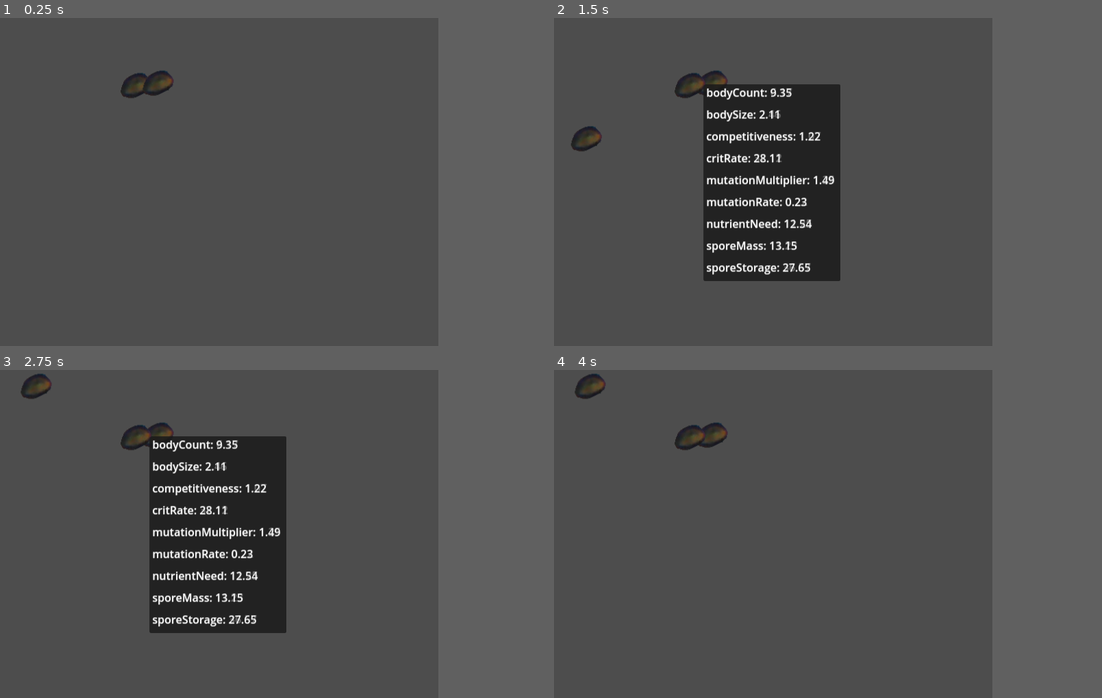
Above: before the commit, frames 1-4 (two rows, left to right).
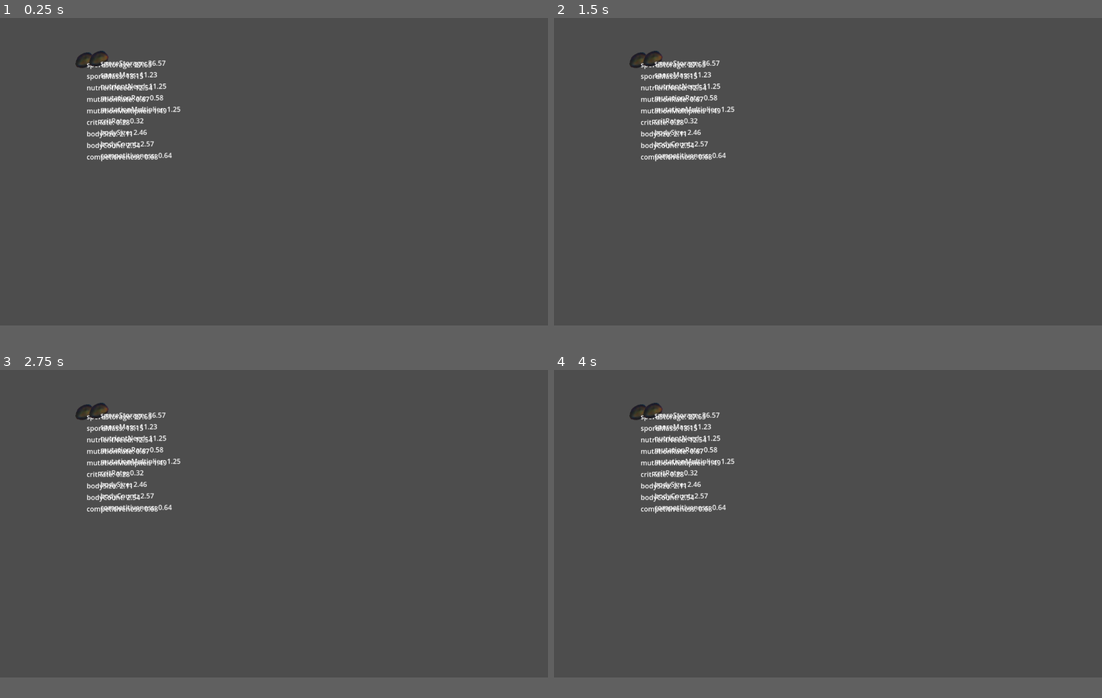
Above: after the commit, the same moments.

Repository: Chad-McThunderCode/mush_for_minijam155
Game: Godot game, scene res://sporeView.tscn
Same seed, same stepped clock (60 frames per second), same inputs: the game is played once before the commit and once after it. The project has no main scene, so this scene is started directly.
Inputs (mouse positions are in pixels of both pictures, inside the frame that each line leads up to):
- Up to frame 1 (0.25 s): no input
- Up to frame 2 (1.5 s): tap Enter at 0.5 s; move the mouse to (691, 83) at 0.52 s; click (691, 83) at 0.67 s; tap Space at 1.25 s; move the mouse to (712, 83) at 1.27 s; click (712, 83) at 1.42 s
- Up to frame 3 (2.75 s): tap Enter at 2 s; move the mouse to (137, 435) at 2.02 s; click (137, 435) at 2.17 s
- Up to frame 4 (4 s): tap Space at 2.75 s; move the mouse to (751, 599) at 2.77 s; click (751, 599) at 2.92 s; tap Enter at 3.5 s; move the mouse to (904, 583) at 3.52 s; click (904, 583) at 3.67 s
In our replay, the window is 640x480 before the commit and 800x450 after it. These sizes can differ from the game's own. Grey fills any space a smaller window leaves; there, only what the larger window draws over its background counts as a difference.

The runs differ from the first frame. In frame 1, 2.2% of the frame differs, in the area x 13-33%, y 10-44%; in frame 2, 17%; in frame 3, 17%, in the area x 3-53%, y 1-81%; in frame 4, 2.5%.

Commit message:
Fixed wrong interface node. Worked around Godot bug sharing @export decorated dict across instances >sometimes< and accidentally

Diff:
--- a/Spore.tscn
+++ b/Spore.tscn
@@ -23,17 +23,6 @@
 
 [node name="Traits" type="Node2D"]
 script = ExtResource("1_hj3jc")
-traits = {
-"bodyCount": 0.0,
-"bodySize": 0.0,
-"competitiveness": 0.0,
-"critRate": 0.0,
-"mutationMultiplier": 0.0,
-"mutationRate": 0.0,
-"nutrientNeed": 0.0,
-"sporeMass": 0.0,
-"sporeStorage": 0.0
-}
 
 [node name="AnimatedSprite2D" type="AnimatedSprite2D" parent="."]
 sprite_frames = SubResource("SpriteFrames_om1rm")
@@ -43,8 +32,7 @@
 [node name="CollisionShape2D" type="CollisionShape2D" parent="Area2D"]
 shape = SubResource("CircleShape2D_chqlc")
 
-[node name="ItemList" type="ItemList" parent="."]
-visible = false
+[node name="VBoxContainer" type="VBoxContainer" parent="."]
 offset_right = 200.0
 offset_bottom = 500.0
 size_flags_horizontal = 3
--- a/classes/Traits.gd
+++ b/classes/Traits.gd
@@ -1,7 +1,7 @@
 class_name Traits
 extends Node2D
 
-@export var traits = {
+var traits = {
 	"sporeStorage" : 0,
 	"sporeMass" : 0,
 	"nutrientNeed" : 0,
@@ -11,7 +11,7 @@
 	"bodySize" : 0,
 	"bodyCount" : 0,
 	"competitiveness" : 0
-	}
+}
 
 # Called when the node enters the scene tree for the first time.
 func _ready():
@@ -35,30 +35,30 @@
 	pass
 
 func updateList():
-	for c in $ItemList.get_children():
-		$ItemList.remove_child(c)
+	for c in $VBoxContainer.get_children():
+		$VBoxContainer.remove_child(c)
 		c.queue_free()
 	var pos = 0
-	$ItemList.size.y = 0
+	$VBoxContainer.size.y = 0
 	for t in traits:
 		var text = Label.new()
 		text.text = " " + t + ": " +  str(round(traits[t]*100)/100)
 		text.position.y = pos
 		pos += 32
-		$ItemList.size.y+=32
-		$ItemList.add_child(text)
-	#$ItemList.add_child()
+		$VBoxContainer.size.y+=32
+		$VBoxContainer.add_child(text)
+	#$VBoxContainer.add_child()
 
 func createFromDefaults():
 	traits.sporeStorage = lerpf(20, 40, randf())
 	traits.sporeMass = lerpf(10, 15, randf())
 	traits.nutrientNeed = lerpf(10, 15, randf())
-	traits.mutationRate = lerpf(0.2, 0.25, randf())
+	traits.mutationRate = lerpf(0.5, 0.75, randf())
 	traits.mutationMultiplier = lerpf(0.5, 1.5, randf())
-	traits.critRate = lerpf(25, 35, randf())
+	traits.critRate = lerpf(0.25, 0.35, randf())
 	traits.bodySize = lerpf(2, 3, randf())
-	traits.bodyCount = lerpf(3, 25/traits.bodySize, randf())
-	traits.competitiveness = lerpf(0.5, 1.5, randf())
+	traits.bodyCount = lerpf(3, 5/traits.bodySize, randf())
+	traits.competitiveness = lerpf(0.5, 0.75, randf())
 	updateList()
 
 func createFromTraits(other : Traits) -> void:
@@ -70,21 +70,23 @@
 func calculateStep(largerBetter : bool = true) -> float:
 	var value = 0
 	if(randf() < traits.mutationRate):
-		value = (randf() - 0.5) * 2# * traits.mutationMultiplier# -1 to 1
-		if(value > 0.0 and not largerBetter and randf() < traits.critRate):
-			value *= -1
+		value = 0.9 + (randf() / 5)# * traits.mutationMultiplier# -1 to 1
+		if(largerBetter):
+			if(randf() < traits.critRate):
+				value += randf() / 10
+
 	return value
 
 func mutate() -> void:
 	# extra modifiers:
-	traits.sporeStorage += calculateStep(true)
-	traits.sporeMass += calculateStep(false)
-	traits.nutrientNeed += calculateStep(false)
-	traits.mutationRate += calculateStep(false)
-	traits.critRate += calculateStep(true)
-	traits.bodySize += calculateStep(true)
-	traits.bodyCount += calculateStep(true)
-	traits.competitiveness += calculateStep(true)
+	traits.sporeStorage = max(20, traits.sporeStorage * calculateStep(true))
+	traits.sporeMass = max(10, traits.sporeMass * calculateStep(false))
+	traits.nutrientNeed = max(1, traits.nutrientNeed * calculateStep(false))
+	traits.mutationRate = 1#max(1, traits.mutationRate + calculateStep(false))
+	traits.critRate = max(0.25, traits.critRate * calculateStep(false))
+	traits.bodySize = max(0.1, traits.bodySize * calculateStep(false))
+	traits.bodyCount = max(1, traits.bodyCount * calculateStep(false))
+	traits.competitiveness = max(0.5, traits.competitiveness * calculateStep(false))
 
 	# Phenotype:
 	# body size
@@ -104,17 +106,22 @@
 
 func breed(other : Traits) -> Traits:
 	var t = Traits.new()
+	print("I AM: ", self, " AND I BREED WITH: ", other)
 	for i in t.traits:
+		print("Interpolating ", i, "between ", traits[str(i)], " and ", other.traits[str(i)], "gives:")
 		t.traits[i] = lerpf(traits[i], other.traits[i], randf())
+		print(t.traits[i])
 	return t
 
 func onInfoDrawRequest():
-	$ItemList.visible = true
-	$ItemList.global_position = get_global_mouse_position() +  Vector2(20, 0)
+	pass
+	#$VBoxContainer.visible = true
+	#$VBoxContainer.global_position = get_global_mouse_position() +  Vector2(20, 0)
 
 
 func onMouseLeft():
-	$ItemList.visible = false
+	pass
+	#$VBoxContainer.visible = false
 
 
 func onInputEvent(viewport, event, shape_idx):
--- a/project.godot
+++ b/project.godot
@@ -16,5 +16,5 @@
 
 [display]
 
-window/size/viewport_width=640
-window/size/viewport_height=480
+window/size/viewport_width=1280
+window/size/viewport_height=720
--- a/sporeView.gd
+++ b/sporeView.gd
@@ -22,17 +22,17 @@
 func addPartner(partner : Traits) -> void:
 	partners.push_back(partner)
 	if(len(partners) == 2):
+		print(partners[0], partners[1])
 		var s = SPORE.instantiate()
 		s.position = Vector2(randf() * 300, randf() * 300)
 		s.createFromTraits(partners[0].breed(partners[1]))
-		print("before mutate")
-		s.sporePrint()
-		print("after mutate:")
 		s.mutate()
-		s.sporePrint()
 		for i in get_children():
 			remove_child(i)
 		add_child(s)
+		s.position = Vector2(100, 100)
+		partners[0].position = Vector2(400, 100)
+		partners[1].position = Vector2(700, 100)
 		for i in partners:
 			add_child(i)
 		partners = []
